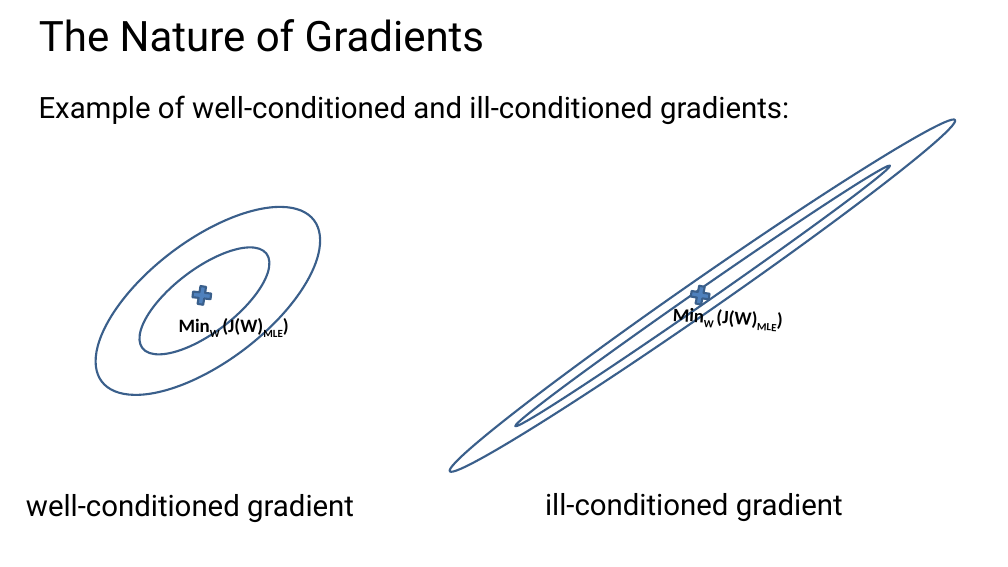
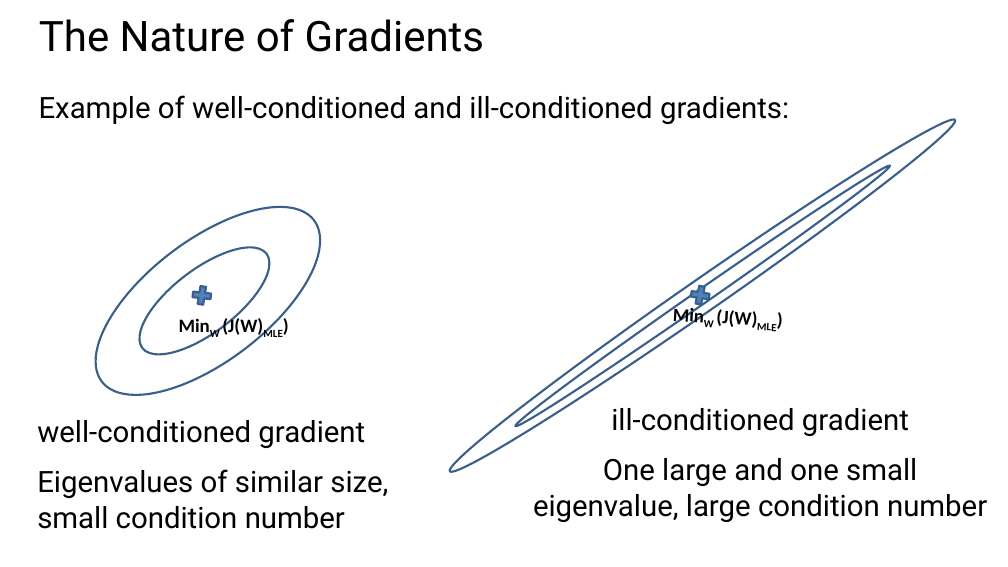
Before and after one commit to StephenElston/CSCI-E25, a slide deck: slide 25 of SupplementaryMaterial/OptimizationForDeepLearning.pptx (slide 21 before the commit). Drawn at 1008x567 pixels with LibreOffice and Linux fonts; fonts in the diff are those of the drawing. Boxes give left, top, right and bottom in pixels: in the first picture for what was removed or moved away, otherwise in the second. Text is boxed around its words. In the diff, an @@ line names an element or a change of style, - is before the commit and + after.

```diff
--- a/SupplementaryMaterial/OptimizationForDeepLearning.pptx
+++ b/SupplementaryMaterial/OptimizationForDeepLearning.pptx
@@ text "well-conditioned gradient": place and size @@
-text "well-conditioned gradient" at bbox=[26, 494, 354, 522]
+text "well-conditioned gradient" at bbox=[37, 420, 388, 529]
@@ text "ill-conditioned gradient": place and size @@
-text "ill-conditioned gradient" at bbox=[545, 493, 843, 521]
+text "ill-conditioned gradient" at bbox=[533, 408, 987, 522]
@@ text at bbox=[611, 408, 909, 436]: alignment left to centre @@
@@ text at bbox=[37, 469, 388, 529]: paragraph added @@
+Eigenvalues of similar size, small condition number
@@ text at bbox=[533, 458, 987, 522]: paragraph added @@
+One large and one small eigenvalue, large condition number
```
Also in this commit, not shown: 7 other slides changed, 4 slides added.
